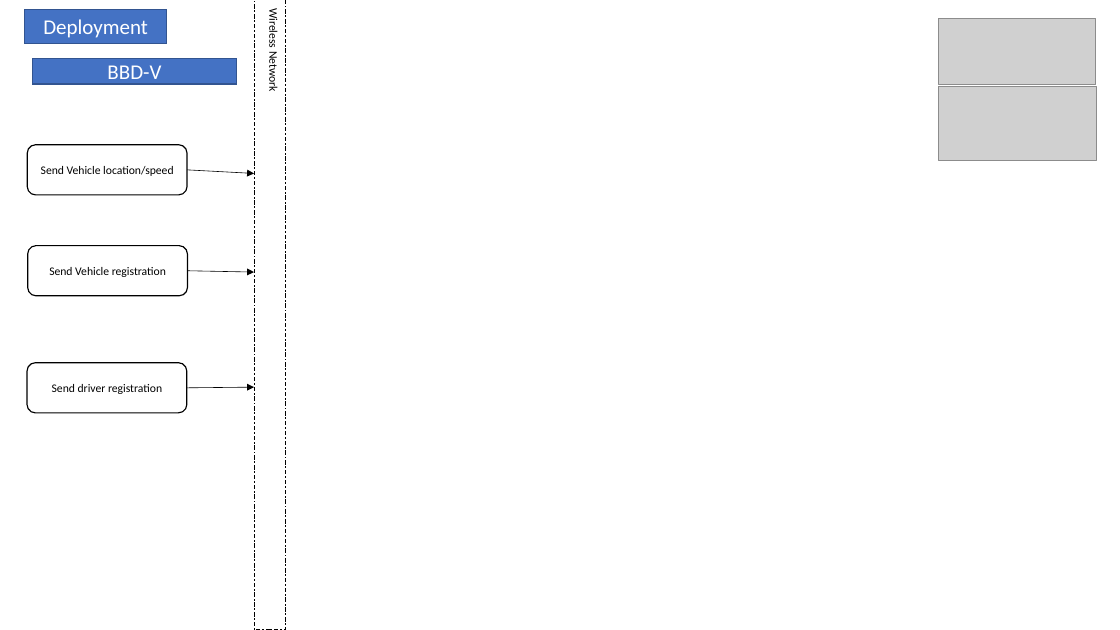
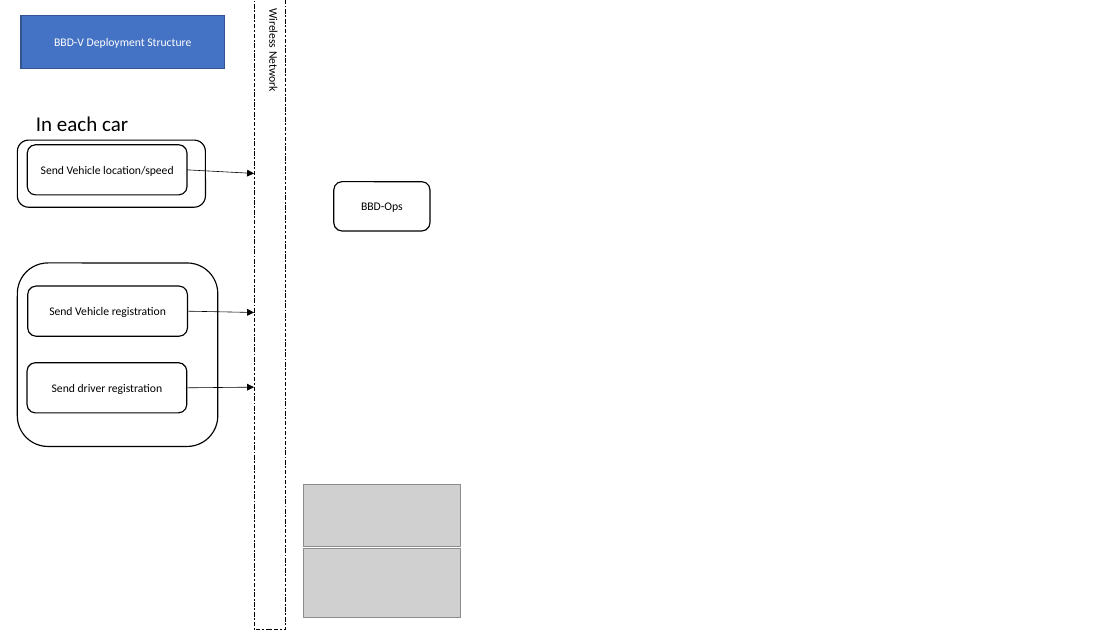
Before and after one commit to st970703/Software_Architecture_Report, a slide deck: slide 10 of Big Brother Driver Diagrams.pptx. Drawn at 1120x630 pixels with LibreOffice and Linux fonts; fonts in the diff are those of the drawing; grey boxes stand for pictures. Boxes give left, top, right and bottom in pixels: in the first picture for what was removed or moved away, otherwise in the second. Text is boxed around its words. In the diff, an @@ line names an element or a change of style, - is before the commit and + after.

Commit message:
writing BBD-Ops Deployment Structure

```diff
--- a/Big Brother Driver Diagrams.pptx
+++ b/Big Brother Driver Diagrams.pptx
@@ rectangle "BBD-V Deployment Structure": place and size @@
-rectangle "BBD-V Deployment Structure" at [33, 59, 236, 84]
+rectangle "BBD-V Deployment Structure" at [21, 16, 224, 69]
@@ rectangle removed at [25, 9, 166, 44] @@
-Deployment
@@ text in rectangle at [54, 38, 191, 48]: text changed; size 18 to 10 pt @@
-BBD-V
+BBD-V Deployment Structure
@@ text added at [36, 116, 128, 131], 18 pt, text #000000 @@
+In each car
@@ rounded rectangle added at [18, 140, 206, 208], outline #000000 1 pt @@
@@ rounded rectangle added at [334, 181, 430, 231], fill #FFFFFF, outline #000000 1 pt, 10 pt, text #000000 @@
+BBD-Ops
@@ rounded rectangle added at [18, 263, 218, 446], outline #000000 1 pt @@
@@ rounded rectangle "Send Vehicle registration": place and size @@
-rounded rectangle "Send Vehicle registration" at [28, 245, 187, 296]
+rounded rectangle "Send Vehicle registration" at [28, 287, 187, 337]
@@ arrow moved from (187, 271) - (254, 272) to (187, 311) - (254, 313) @@
@@ picture: place and size @@
-picture at [939, 18, 1096, 85]
+picture at [303, 485, 460, 547]
@@ picture: place and size @@
-picture at [939, 87, 1096, 160]
+picture at [303, 549, 460, 618]
```
Also in this commit, not shown: 7 other slides changed, 1 other file.
